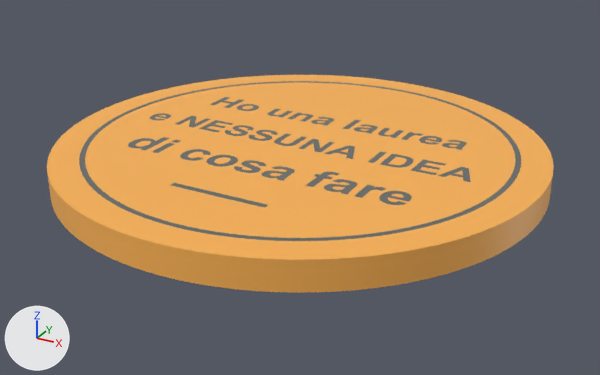
The glTF model public/products/sottobicchiere-laurea-nessuna-idea.glb as it was, and as the next commit left it.
One viewpoint serves both versions: a camera (50 mm lens) standing at (0.054, -0.0982, 0.046) and looking at (0.0009, -0.0017, -0.0023). Arrows for +X, +Y and +Z are at lower left; the lights stay in place. The first picture is the older version. Where no turn or scale is listed for an object, it has been applied to the vertices. Vertices at exactly the same position are counted once.

Objects in the first picture: 'coaster_base', 'coaster_ink'.
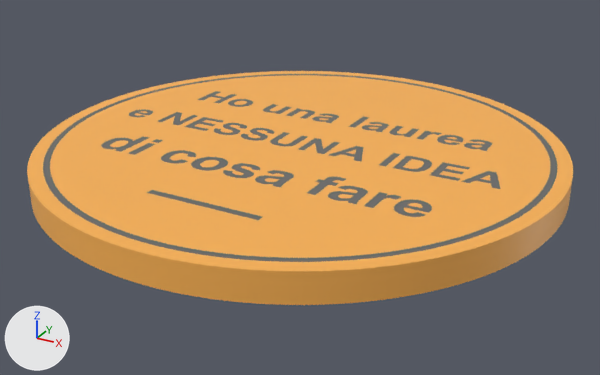
Changed parts and their boxes (x1, y1, x2, y2) in the pictures (600 x 375 px):
'coaster_base', reshaped (8% wider, 7% taller)
    before: (47, 75, 554, 293)
    after: (27, 71, 573, 305)
'coaster_ink', rescaled (16% wider, 17% taller)
    before: (79, 81, 521, 241)
    after: (43, 74, 557, 262)

The change, as a list of edits to the scene's bpy script:
```text
Change me_coaster_base:
    used by ob_coaster_base; location = (0.0, 0.0, 0.0)
    remove me_coaster_base.from_pydata(...)  # 5354 vertices, 10704 faces; spans x -0.035..0.035, y -0.035..0.035, z 0.0..0.004
    add me_coaster_base.from_pydata(...)  # 5354 vertices, 10704 faces; spans x -0.0375..0.0375, y -0.0375..0.0375, z 0.0..0.004
    me_coaster_base part 1: 5352 of 5354 vertices moved; they spanned x -0.035..0.035, y -0.035..0.035, z 0.0..0.004 and now span x -0.0375..0.0375, y -0.0375..0.0375, z 0.0..0.004; mean shift (0.0001, -0.0001, 0.0); largest move (-0.035, 0.0, 0.004) -> (-0.0318, -0.0157, 0.004)
Change me_coaster_ink:
    used by ob_coaster_ink; location = (0.0, 0.0, 0.0)
    remove me_coaster_ink.from_pydata(...)  # 5034 vertices, 9984 faces; spans x -0.0308..0.0308, y -0.0308..0.0308, z 0.0034..0.004
    add me_coaster_ink.from_pydata(...)  # 5034 vertices, 9984 faces; spans x -0.0355..0.0355, y -0.0355..0.0355, z 0.0034..0.004
    me_coaster_ink part 2: the whole mesh is scaled about its middle by (1.15, 1.15, 1)
```
